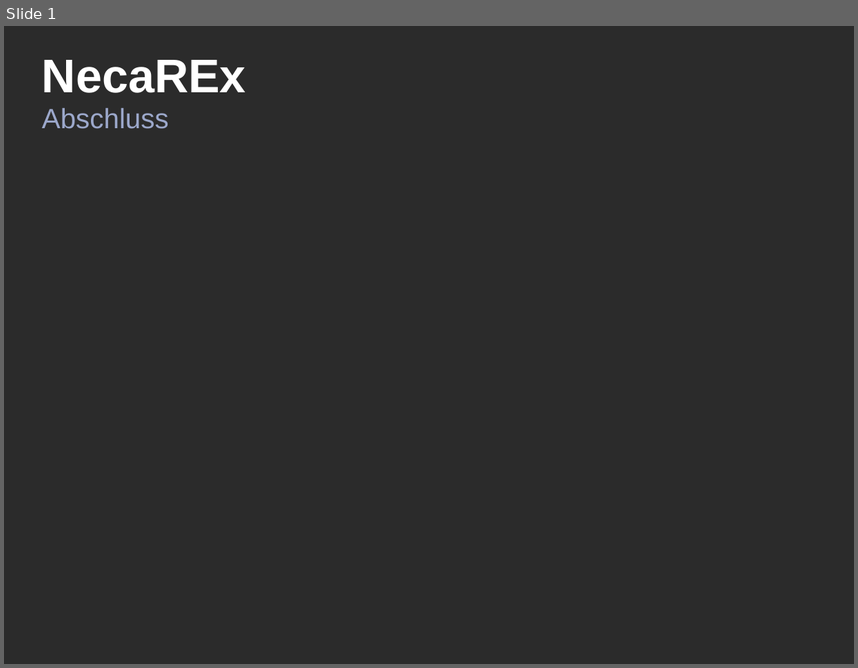
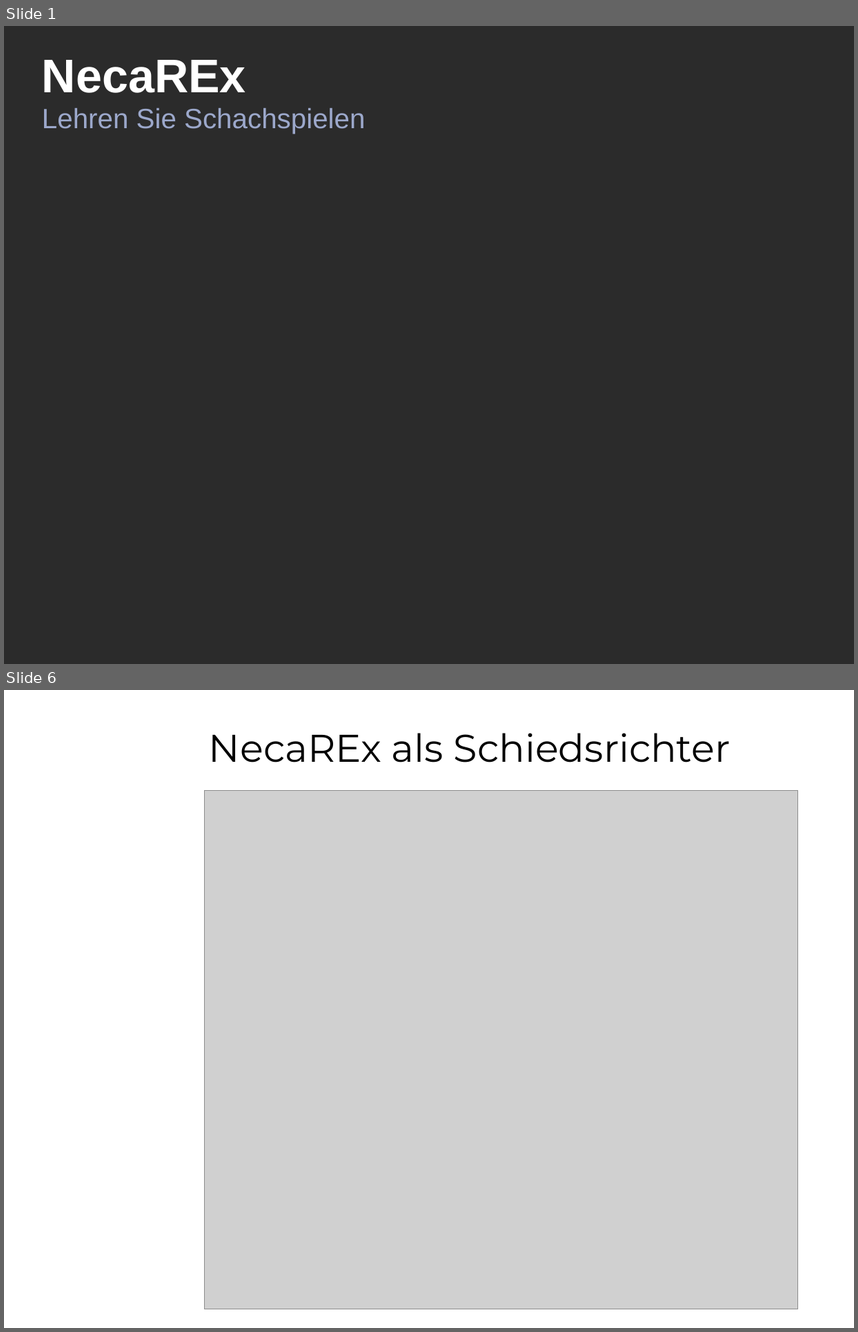
Before and after one commit to sprengmeister/IT10-t_SWE1_chess, a slide deck: Planung/04_Resultate/Resultate.pptx. Shown one above the other, each under a label of ours: slide 1 before the commit, slides 1 and 6 after it; the slides between them are not shown. The pictures are 858x668 and 858x1332 pixels, drawn with LibreOffice and Linux fonts; fonts in the diff are those of the drawing; grey boxes stand for pictures; background and template pictures are left out; a plain dark background stands for a picture behind light text. Boxes give left, top, right and bottom in pixels: in the first picture for what was removed or moved away, otherwise in the second. Text is boxed around its words. In the diff, an @@ line names an element or a change of style, - is before the commit and + after.

```diff
--- a/Planung/04_Resultate/Resultate.pptx
+++ b/Planung/04_Resultate/Resultate.pptx
@@ slide 6 added at [4, 690, 854, 1328], background picture (left out) @@
@@ text added at [209, 733, 731, 762], 36 pt, text #000000 @@
+NecaREx als Schiedsrichter
@@ picture added at [205, 790, 799, 1309] @@
@@ slide 1 changed as well @@
@@ title at [42, 60, 365, 134]: text changed @@
-NecaREx
-Abschluss
+NecaREx
+Lehren Sie Schachspielen
```
Also in this commit, not shown: 2 other slides changed, 7 other slides added, 8 slides removed, 1 other file.
